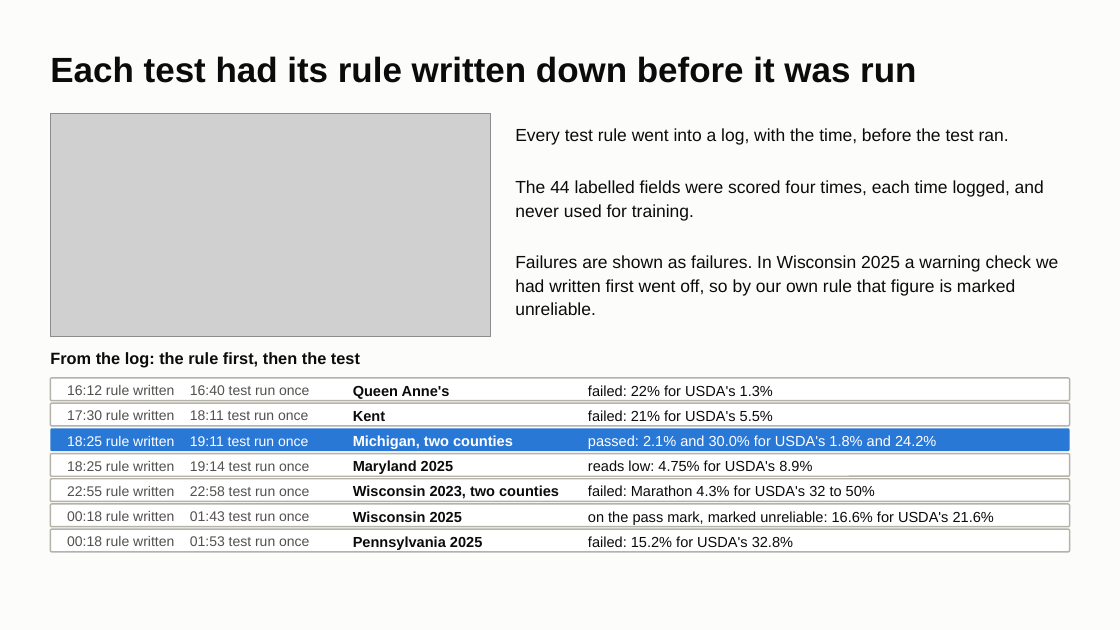
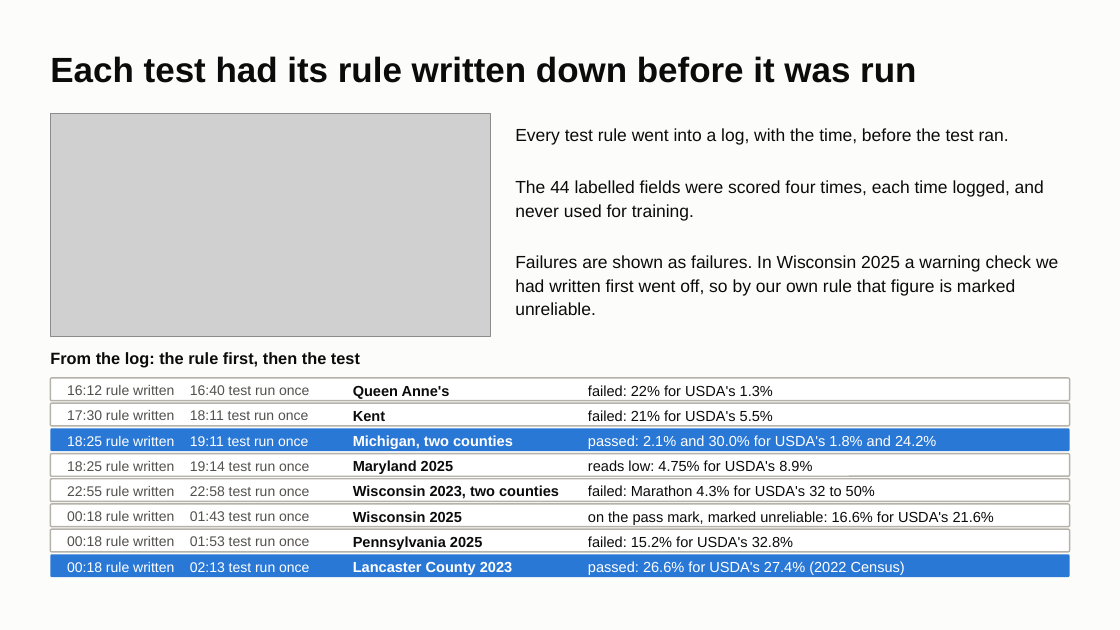
Before and after one commit to ChenSiyun1234/FieldVision, a slide deck: slide 20 of handoff/presentation/FieldVision_model_story.pptx. Drawn at 1120x630 pixels with LibreOffice and Linux fonts; fonts in the diff are those of the drawing; grey boxes stand for pictures. Boxes give left, top, right and bottom in pixels: in the first picture for what was removed or moved away, otherwise in the second. Text is boxed around its words. In the diff, an @@ line names an element or a change of style, - is before the commit and + after.

```diff
--- a/handoff/presentation/FieldVision_model_story.pptx
+++ b/handoff/presentation/FieldVision_model_story.pptx
@@ rounded rectangle added at bbox=[50, 555, 1070, 577], fill #2A78D6 @@
@@ text added at bbox=[67, 562, 309, 572], 12 pt, text #FFFFFF @@
+00:18 rule written 02:13 test run once
@@ text added at bbox=[353, 562, 512, 575], 12.5 pt, text #FFFFFF, bold @@
+Lancaster County 2023
@@ text added at bbox=[588, 561, 905, 575], 12.5 pt, text #FFFFFF @@
+passed: 26.6% for USDA's 27.4% (2022 Census)
```
Also in this commit, not shown: 4 other slides changed, 2 other files.
